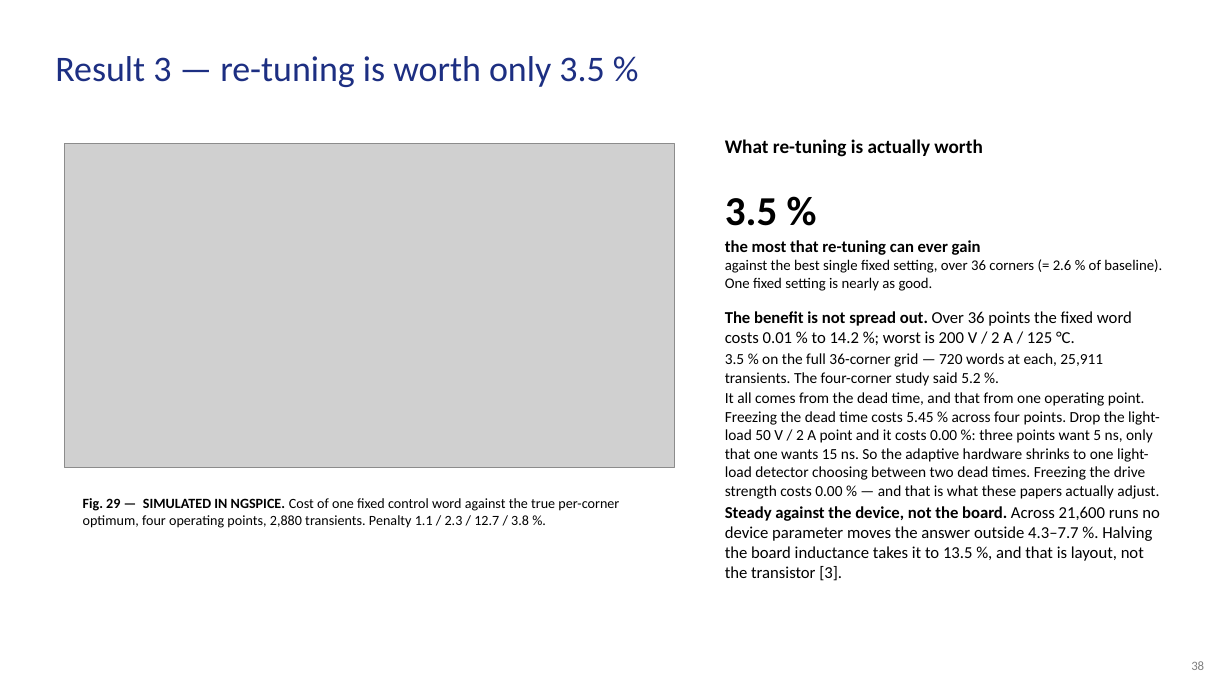
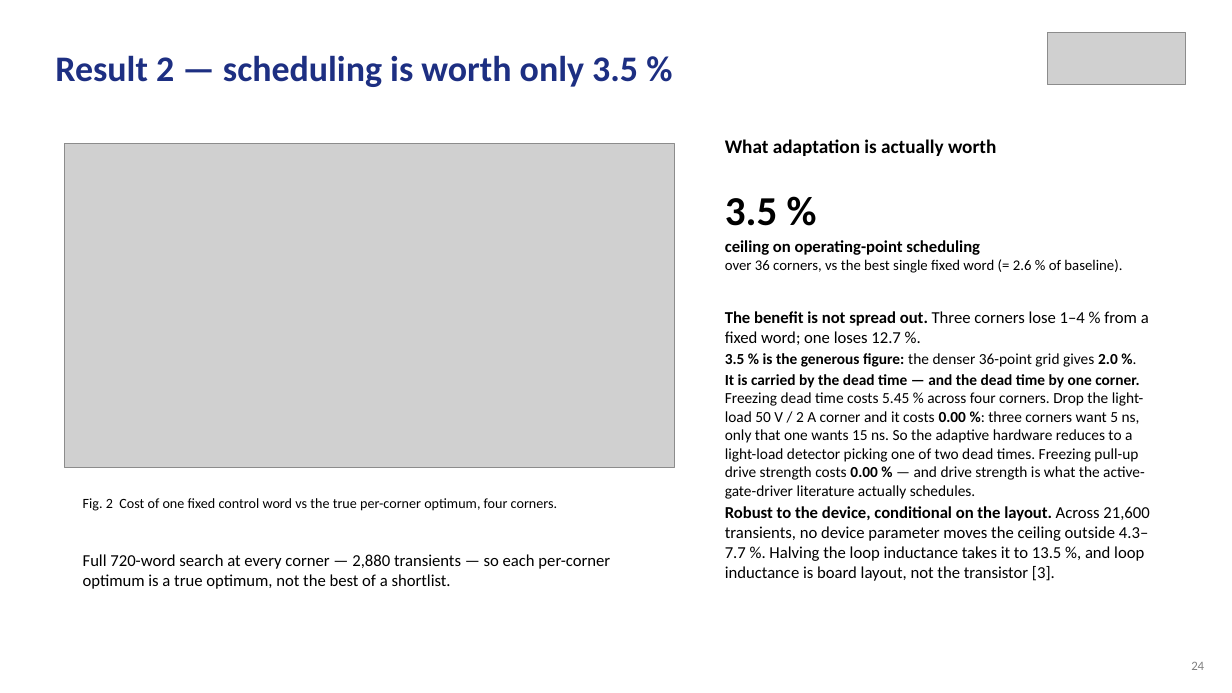
Before and after one commit to Amritha902/gan-driver, a slide deck: slide 24 of review/Review1_GaN_Segmented_Gate_Driver.pptx (slide 38 before the commit). Drawn at 1232x693 pixels with LibreOffice and Linux fonts; fonts in the diff are those of the drawing; grey boxes stand for pictures. Boxes give left, top, right and bottom in pixels: in the first picture for what was removed or moved away, otherwise in the second. Text is boxed around its words. In the diff, an @@ line names an element or a change of style, - is before the commit and + after.

```diff
--- a/review/Review1_GaN_Segmented_Gate_Driver.pptx
+++ b/review/Review1_GaN_Segmented_Gate_Driver.pptx
@@ text at [55,55,638,87]: text changed; bold on @@
-Result 3 — re-tuning is worth only 3.5 %
+Result 2 — scheduling is worth only 3.5 %
@@ picture added at [1047,32,1186,85] @@
@@ text at [725,139,996,156]: text changed @@
-What re-tuning is actually worth
+What adaptation is actually worth
@@ text at [725,240,1122,273]: text changed @@
-the most that re-tuning can ever gain
-against the best single fixed setting, over 36 corners (= 2.6 % of baseline). One fixed setting is nearly as good.
+ceiling on operating-point scheduling
+over 36 corners, vs the best single fixed word (= 2.6 % of baseline).
@@ text at [725,311,1149,581]: text changed @@
-The benefit is not spread out. Over 36 points the fixed word costs 0.01 % to 14.2 %; worst is 200 V / 2 A / 125 °C.
-3.5 % on the full 36-corner grid — 720 words at each, 25,911 transients. The four-corner study said 5.2 %.
-It all comes from the dead time, and that from one operating point. Freezing the dead time costs 5.45 % across four points. Drop the light-load 50 V / 2 A point and it costs 0.00 %: three points want 5 ns, only that one wants 15 ns. So the adaptive hardware shrinks to one light-load detector choosing between two dead times. Freezing the drive strength costs 0.00 % — and that is what these papers actually adjust.
-Steady against the device, not the board. Across 21,600 runs no device parameter moves the answer outside 4.3–7.7 %. Halving the board inductance takes it to 13.5 %, and that is layout, not the transistor [3].
+The benefit is not spread out. Three corners lose 1–4 % from a fixed word; one loses 12.7 %.
+3.5 % is the generous figure: the denser 36-point grid gives 2.0 %.
+It is carried by the dead time — and the dead time by one corner. Freezing dead time costs 5.45 % across four corners. Drop the light-load 50 V / 2 A corner and it costs 0.00 %: three corners want 5 ns, only that one wants 15 ns. So the adaptive hardware reduces to a light-load detector picking one of two dead times. Freezing pull-up drive strength costs 0.00 % — and drive strength is what the active-gate-driver literature actually schedules.
+Robust to the device, conditional on the layout. Across 21,600 transients, no device parameter moves the ceiling outside 4.3–7.7 %. Halving the loop inductance takes it to 13.5 %, and loop inductance is board layout, not the transistor [3].
@@ text at [83,498,558,511]: text changed @@
-Fig. 29 — SIMULATED IN NGSPICE. Cost of one fixed control word against the true per-corner optimum, four operating points, 2,880 transients. Penalty 1.1 / 2.3 / 12.7 / 3.8 %.
+Fig. 2 Cost of one fixed control word vs the true per-corner optimum, four corners.
@@ text added at [83,554,610,589], 13 pt, text #000000 @@
+Full 720-word search at every corner — 2,880 transients — so each per-corner optimum is a true optimum, not the best of a shortlist.
@@ text at [1191,662,1204,670]: text changed @@
-38
+24
```
Also in this commit, not shown: 19 other slides changed, 15 slides added, 32 slides removed, 5 other files.
